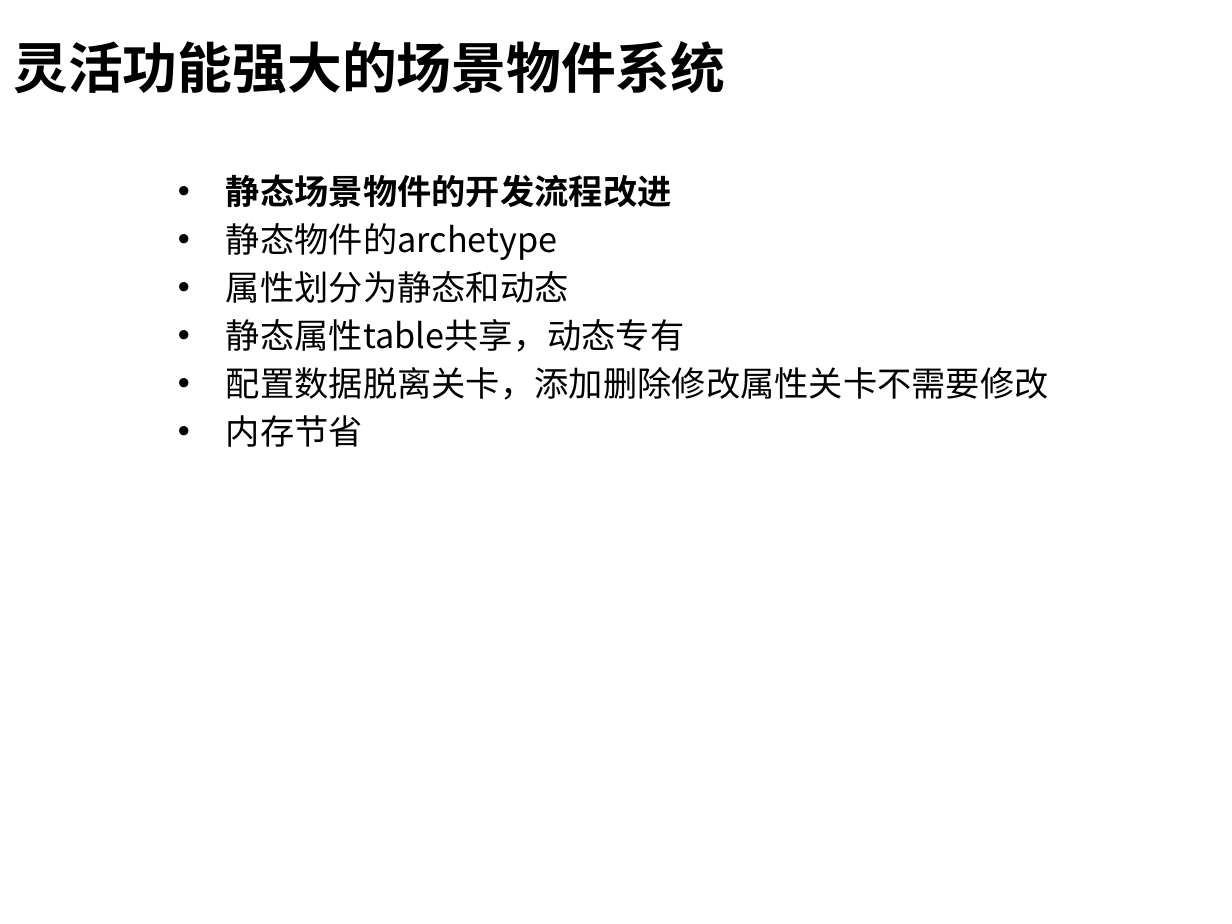
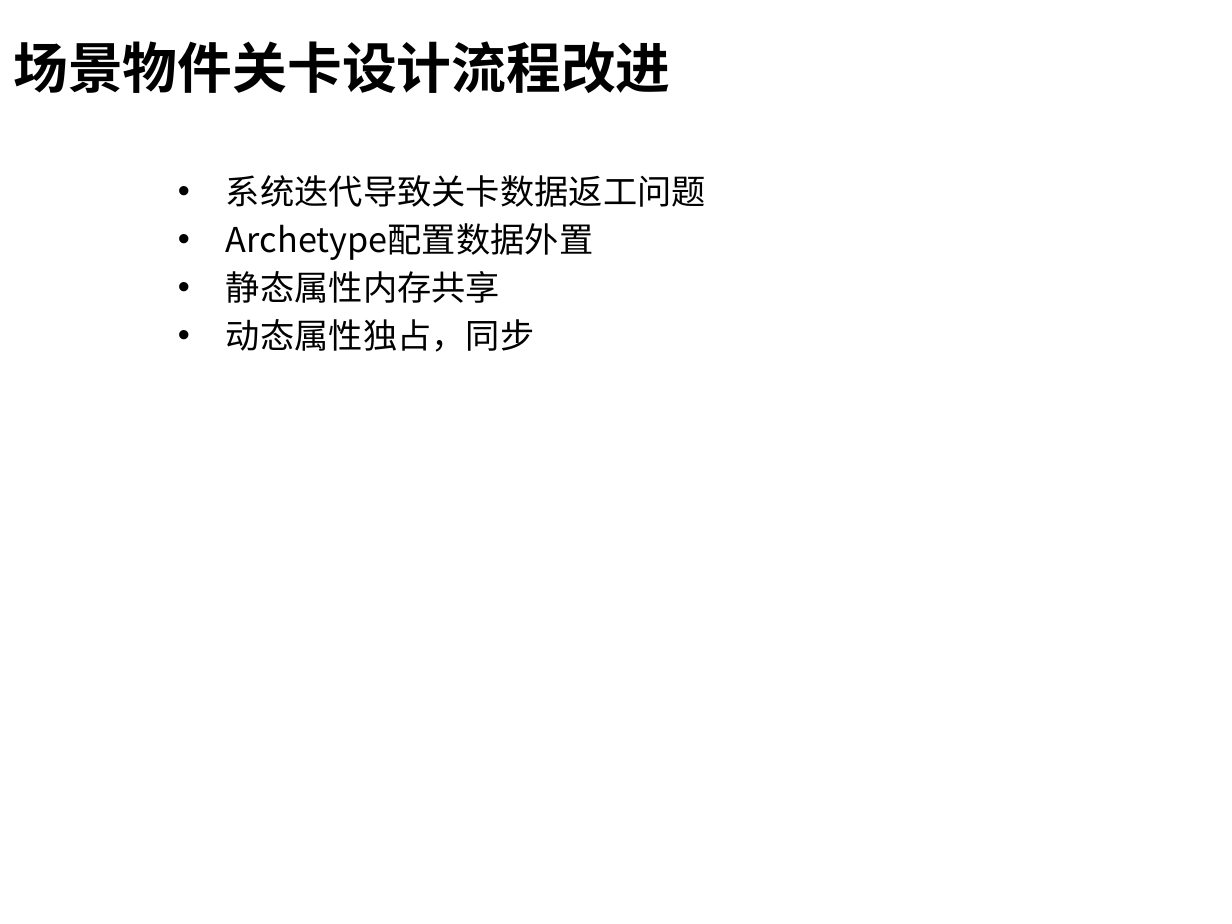
Before and after one commit to henryfung01/StreetFighter, a slide deck: slide 14 of Doc/whitebai.pptx (slide 16 before the commit). Drawn at 1232x924 pixels with LibreOffice and Linux fonts; fonts in the diff are those of the drawing; background and template pictures are left out. Boxes give left, top, right and bottom in pixels: in the first picture for what was removed or moved away, otherwise in the second. Text is boxed around its words. In the diff, an @@ line names an element or a change of style, - is before the commit and + after.

```diff
--- a/Doc/whitebai.pptx
+++ b/Doc/whitebai.pptx
@@ title at box(13, 41, 670, 93): text changed; font Times New Roman to Noto Sans CJK SC @@
-灵活功能强大的场景物件系统
+场景物件关卡设计流程改进
@@ text at box(226, 175, 706, 352): text changed @@
-  • 静态场景物件的开发流程改进
-  • 静态物件的archetype
-  • 属性划分为静态和动态
-  • 静态属性table共享，动态专有
-  • 配置数据脱离关卡，添加删除修改属性关卡不需要修改
-  • 内存节省
+  • 系统迭代导致关卡数据返工问题
+  • Archetype配置数据外置
+  • 静态属性内存共享
+  • 动态属性独占，同步
```
Also in this commit, not shown: 10 other slides changed, 14 slides added, 7 slides removed, 7 other files.
